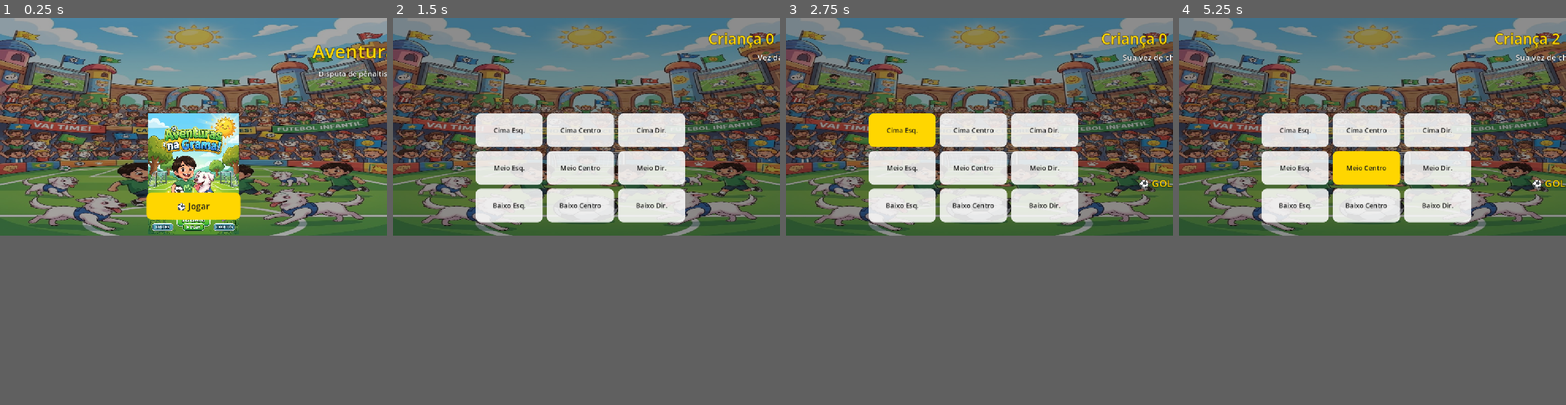
Above: before the commit, frames 1-4 (left to right).
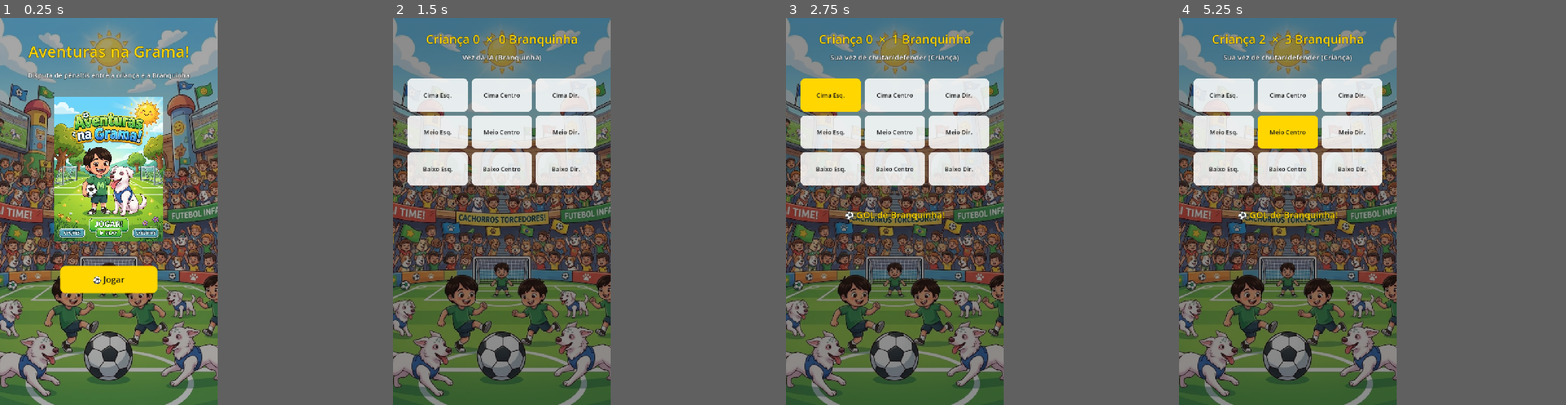
Above: after the commit, the same moments.

Repository: marcelofranchini/dogfriendgol
Game: Godot game, scene res://scenes/main.tscn
Same seed, same stepped clock (60 frames per second), same inputs: the game is played once before the commit and once after it.
Inputs:
- Up to frame 1 (0.25 s): no input
- Up to frame 2 (1.5 s): click "⚽ Jogar" at 0.5 s; click "Começar partida" at 1.25 s
- Up to frame 3 (2.75 s): click "Cima Esq." at 2 s
- Up to frame 4 (5.25 s): click "Cima Centro" at 2.75 s; click "Cima Dir." at 3.5 s; click "Meio Esq." at 4.25 s; click "Meio Centro" at 5 s
In our replay, the window is 800x450 before the commit and 450x800 after it. These sizes can differ from the game's own. Grey fills any space a smaller window leaves; there, only what the larger window draws over its background counts as a difference.

The runs differ from the first frame. In frame 1, 75% of the frame differs, in the area x 0-100%, y 0-100%; in frame 2, 67%; in frame 3, 68%; in frame 4, 69%.

Commit message:
fix: corrige layout retrato e distorção das artes
- project.godot: resolução de design fixa 720x1280 (retrato), aspect=keep
- main.gd: reposiciona todos os elementos para a resolução retrato
- fundo usa KEEP_ASPECT_COVERED (não estica mais)
- ilustração dos protagonistas e arte do abraço na tela final
- grade 3x3 centralizada, botões e campos dentro da tela

Diff:
--- a/dog-friend-gol/project.godot
+++ b/dog-friend-gol/project.godot
@@ -17,8 +17,11 @@
 
 [display]
 
+window/size/viewport_width=720
+window/size/viewport_height=1280
+window/handheld/orientation=1
 window/stretch/mode="canvas_items"
-window/stretch/aspect="expand"
+window/stretch/aspect="keep"
 
 [physics]
 
--- a/dog-friend-gol/scripts/presentation/main.gd
+++ b/dog-friend-gol/scripts/presentation/main.gd
@@ -8,6 +8,9 @@
 const Z = ShotZone.Zone
 const R = ShotResult.Result
 const P = MatchPhase.Phase
+
+# Largura de design (retrato 720x1280)
+const W := 720.0
 
 # Cores (paleta infantil, verde grama)
 const C_GRASS := Color(0.16, 0.55, 0.24)
@@ -52,7 +55,7 @@
 	var bg: TextureRect = TextureRect.new()
 	bg.texture = load(texture_path)
 	bg.expand_mode = TextureRect.EXPAND_IGNORE_SIZE
-	bg.stretch_mode = TextureRect.STRETCH_SCALE
+	bg.stretch_mode = TextureRect.STRETCH_KEEP_ASPECT_COVERED
 	bg.set_anchors_preset(Control.PRESET_FULL_RECT)
 	bg.mouse_filter = Control.MOUSE_FILTER_IGNORE
 	parent.add_child(bg)
@@ -74,16 +77,17 @@
 	l.add_theme_color_override("font_outline_color", Color(0, 0, 0, 0.6))
 	l.add_theme_constant_override("outline_size", 6)
 	l.horizontal_alignment = HORIZONTAL_ALIGNMENT_CENTER
+	l.vertical_alignment = VERTICAL_ALIGNMENT_CENTER
 	l.set_anchors_preset(Control.PRESET_CENTER_TOP)
-	l.position = Vector2(0, y)
-	l.size = Vector2(1280, h)
+	l.position = Vector2(-W / 2.0, y)
+	l.size = Vector2(W, h)
 	parent.add_child(l)
 	return l
 
-func _button(parent: Control, text: String, y: float, w: float = 260, h: float = 70, color: Color = C_GOLD) -> Button:
+func _button(parent: Control, text: String, y: float, w: float = 300, h: float = 80, color: Color = C_GOLD) -> Button:
 	var b: Button = Button.new()
 	b.text = text
-	b.add_theme_font_size_override("font_size", 26)
+	b.add_theme_font_size_override("font_size", 28)
 	b.add_theme_color_override("font_color", Color(0.1, 0.1, 0.1))
 	b.add_theme_color_override("font_hover_color", Color(0.1, 0.1, 0.1))
 	b.add_theme_stylebox_override("normal", _stylebox(color))
@@ -107,7 +111,18 @@
 	sb.content_margin_top = 10
 	sb.content_margin_bottom = 10
 	return sb
-
+# Imagem centralizada, mantendo proporção (não distorce).
+func _art(parent: Control, texture_path: String, y: float, w: float, h: float) -> TextureRect:
+	var t: TextureRect = TextureRect.new()
+	t.texture = load(texture_path)
+	t.expand_mode = TextureRect.EXPAND_IGNORE_SIZE
+	t.stretch_mode = TextureRect.STRETCH_KEEP_ASPECT_CENTERED
+	t.set_anchors_preset(Control.PRESET_CENTER_TOP)
+	t.position = Vector2(-w / 2.0, y)
+	t.size = Vector2(w, h)
+	t.mouse_filter = Control.MOUSE_FILTER_IGNORE
+	parent.add_child(t)
+	return t
 # ---------------------------------------------------------------------------
 # Menu
 # ---------------------------------------------------------------------------
@@ -119,21 +134,13 @@
 	_bg(menu_root, "res://assets/references/bg_stadium_crowd.jpg")
 	_overlay(menu_root, Color(0, 0, 0, 0.35))
 
-	_label(menu_root, "Aventuras na Grama!", 56, C_GOLD, 60, 80)
-	_label(menu_root, "Disputa de pênaltis entre a criança e a Branquinha", 22, C_WHITE, 150, 40)
-
-	# Ilustração dos protagonistas (referência).
-	var art: TextureRect = TextureRect.new()
-	art.texture = load("res://assets/references/concepts_boy_and_dog.jpg")
-	art.expand_mode = TextureRect.EXPAND_IGNORE_SIZE
-	art.stretch_mode = TextureRect.STRETCH_KEEP_ASPECT_CENTERED
-	art.set_anchors_preset(Control.PRESET_CENTER)
-	art.position = Vector2(-180, -40)
-	art.size = Vector2(360, 360)
-	art.mouse_filter = Control.MOUSE_FILTER_IGNORE
-	menu_root.add_child(art)
-
-	var play: Button = _button(menu_root, "⚽ Jogar", 520, 280, 80, C_GOLD)
+	_label(menu_root, "Aventuras na Grama!", 52, C_GOLD, 70, 80)
+	_label(menu_root, "Disputa de pênaltis entre a criança e a Branquinha", 22, C_WHITE, 160, 60)
+
+	# Ilustração dos protagonistas (retrato 768x1024 → proporção 0.75).
+	_art(menu_root, "res://assets/references/concepts_boy_and_dog.jpg", 260, 360, 480)
+
+	var play: Button = _button(menu_root, "⚽ Jogar", 820, 320, 90, C_GOLD)
 	play.pressed.connect(_on_play_pressed)
 
 # ---------------------------------------------------------------------------
@@ -148,33 +155,33 @@
 	_bg(reg_root, "res://assets/references/bg_stadium_crowd.jpg")
 	_overlay(reg_root, Color(0, 0, 0, 0.55))
 
-	_label(reg_root, "Quem vai jogar?", 40, C_GOLD, 50, 60)
-
-	child_name_edit = _add_field(reg_root, "Nome da criança", 150)
-	child_age_edit = _add_field(reg_root, "Idade da criança", 230)
-	dog_name_edit = _add_field(reg_root, "Nome do cachorro", 310)
-	dog_age_edit = _add_field(reg_root, "Idade do cachorro", 390)
-
-	var start: Button = _button(reg_root, "Começar partida", 500, 280, 70, C_GOLD)
+	_label(reg_root, "Quem vai jogar?", 44, C_GOLD, 60, 70)
+
+	child_name_edit = _add_field(reg_root, "Nome da criança", 180)
+	child_age_edit = _add_field(reg_root, "Idade da criança", 300)
+	dog_name_edit = _add_field(reg_root, "Nome do cachorro", 420)
+	dog_age_edit = _add_field(reg_root, "Idade do cachorro", 540)
+
+	var start: Button = _button(reg_root, "Começar partida", 700, 320, 80, C_GOLD)
 	start.pressed.connect(_on_start_pressed)
 
 func _add_field(parent: Control, label_text: String, y: float) -> LineEdit:
 	var lbl: Label = Label.new()
 	lbl.text = label_text
-	lbl.add_theme_font_size_override("font_size", 20)
+	lbl.add_theme_font_size_override("font_size", 22)
 	lbl.add_theme_color_override("font_color", C_WHITE)
 	lbl.add_theme_color_override("font_outline_color", Color(0, 0, 0, 0.6))
 	lbl.add_theme_constant_override("outline_size", 4)
 	lbl.set_anchors_preset(Control.PRESET_CENTER_TOP)
-	lbl.position = Vector2(-300, y)
-	lbl.size = Vector2(600, 28)
+	lbl.position = Vector2(-280, y)
+	lbl.size = Vector2(560, 30)
 	parent.add_child(lbl)
 
 	var edit: LineEdit = LineEdit.new()
-	edit.add_theme_font_size_override("font_size", 20)
+	edit.add_theme_font_size_override("font_size", 22)
 	edit.set_anchors_preset(Control.PRESET_CENTER_TOP)
-	edit.position = Vector2(-300, y + 32)
-	edit.size = Vector2(600, 42)
+	edit.position = Vector2(-280, y + 36)
+	edit.size = Vector2(560, 50)
 	parent.add_child(edit)
 	return edit
 
@@ -190,17 +197,17 @@
 	_bg(match_root, "res://assets/references/bg_stadium_crowd.jpg")
 	_overlay(match_root, Color(0, 0, 0, 0.45))
 
-	score_label = _label(match_root, "", 44, C_GOLD, 30, 60)
-	turn_label = _label(match_root, "", 24, C_WHITE, 100, 40)
-
-	# Grade 3x3 de zonas.
+	score_label = _label(match_root, "", 40, C_GOLD, 40, 60)
+	turn_label = _label(match_root, "", 24, C_WHITE, 110, 40)
+
+	# Grade 3x3 de zonas (3 colunas de 200px + espaçamento).
 	var grid: GridContainer = GridContainer.new()
 	grid.columns = 3
 	grid.add_theme_constant_override("h_separation", 12)
 	grid.add_theme_constant_override("v_separation", 12)
-	grid.set_anchors_preset(Control.PRESET_CENTER)
-	grid.position = Vector2(-330, -40)
-	grid.size = Vector2(660, 330)
+	grid.set_anchors_preset(Control.PRESET_CENTER_TOP)
+	grid.position = Vector2(-312, 200)
+	grid.size = Vector2(624, 360)
 	match_root.add_child(grid)
 
 	var zone_names: Array = [
@@ -217,12 +224,12 @@
 		b.add_theme_stylebox_override("normal", _stylebox(Color(1, 1, 1, 0.85)))
 		b.add_theme_stylebox_override("hover", _stylebox(C_GOLD))
 		b.add_theme_stylebox_override("pressed", _stylebox(C_GOLD.darkened(0.2)))
-		b.custom_minimum_size = Vector2(200, 100)
+		b.custom_minimum_size = Vector2(200, 110)
 		b.pressed.connect(_on_zone_pressed.bind(i))
 		grid.add_child(b)
 		zone_buttons.append(b)
 
-	result_label = _label(match_root, "", 30, C_WHITE, 470, 50)
+	result_label = _label(match_root, "", 30, C_WHITE, 620, 60)
 
 # ---------------------------------------------------------------------------
 # Fim
@@ -236,10 +243,13 @@
 	_bg(end_root, "res://assets/references/bg_stadium_crowd.jpg")
 	_overlay(end_root, Color(0, 0, 0, 0.5))
 
-	var title: Label = _label(end_root, "", 50, C_GOLD, 200, 90)
+	var title: Label = _label(end_root, "", 48, C_GOLD, 80, 90)
 	title.name = "EndTitle"
 
-	var again: Button = _button(end_root, "Jogar de novo", 360, 280, 70, C_GOLD)
+	# Arte da comemoração/abraço (retrato 768x1024).
+	_art(end_root, "res://assets/references/ui_main_menu.jpg", 220, 360, 480)
+
+	var again: Button = _button(end_root, "Jogar de novo", 820, 320, 80, C_GOLD)
 	again.pressed.connect(_on_again_pressed)
 
 # ---------------------------------------------------------------------------
